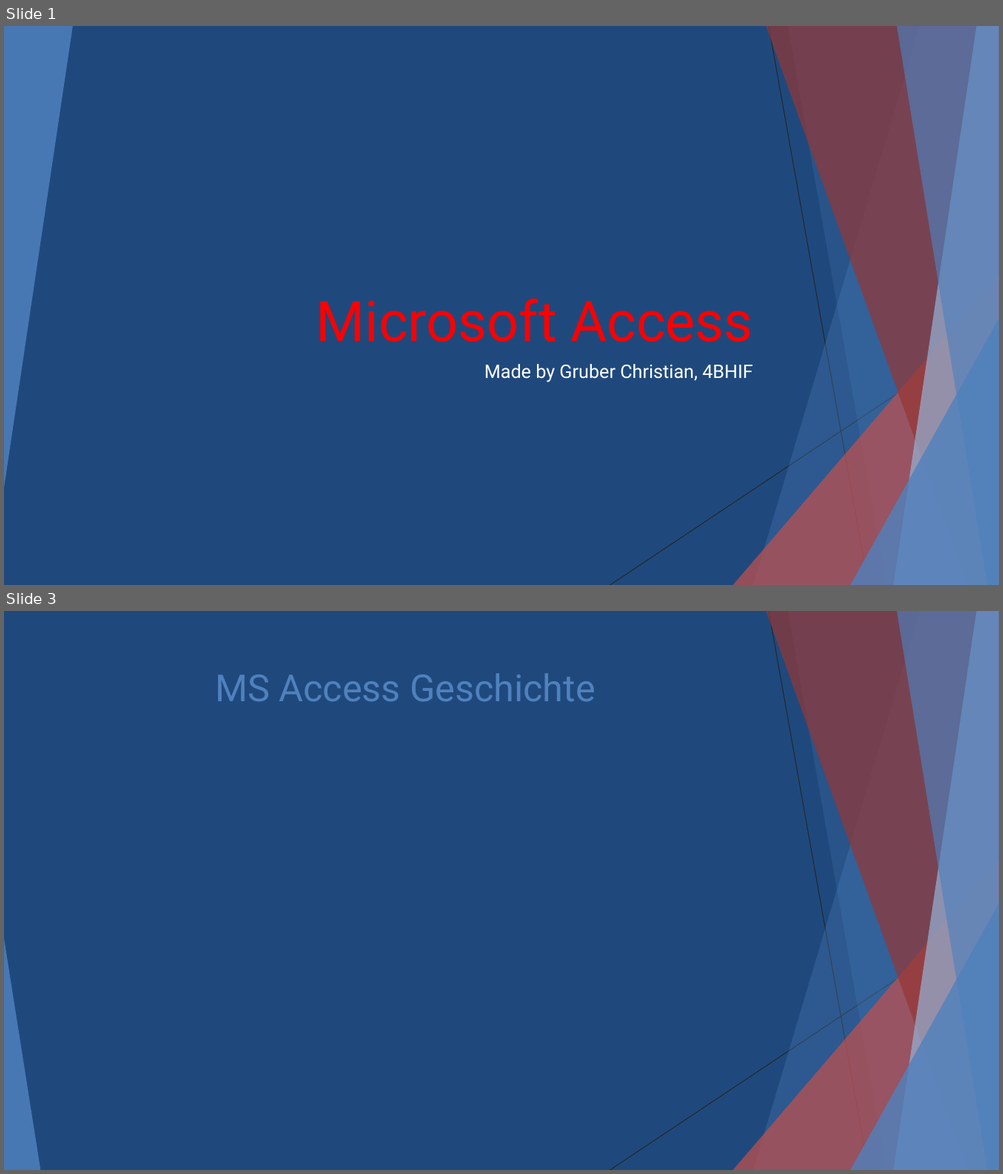
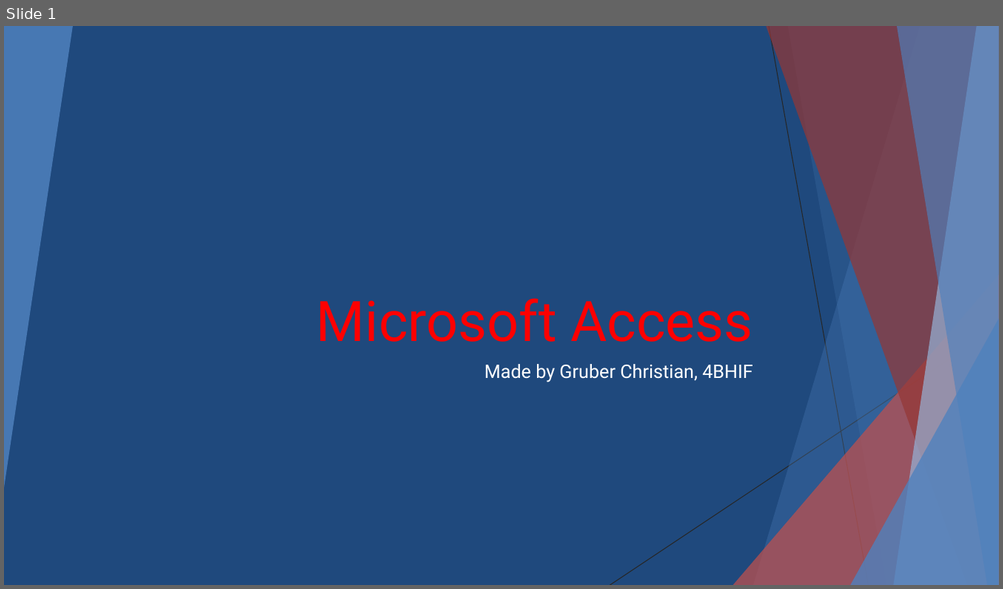
Before and after one commit to Grubchri/DBI, a slide deck: Microsoft Access.pptx. Shown one above the other, each under a label of ours: slides 1 and 3 before the commit, slide 1 after it; the slides between them are not shown. The pictures are 1003x1174 and 1003x589 pixels, drawn with LibreOffice and Linux fonts; fonts in the diff are those of the drawing. Boxes give left, top, right and bottom in pixels: in the first picture for what was removed or moved away, otherwise in the second. Text is boxed around its words. In the diff, an @@ line names an element or a change of style, - is before the commit and + after.

```diff
--- a/Microsoft Access.pptx
+++ b/Microsoft Access.pptx
@@ slide 3 removed at (4, 611, 999, 1170), background #1F497D; not listed: 9 template elements that a slide beside it also shows @@
@@ title removed at (215, 673, 595, 701) @@
-MS Access Geschichte
@@ triangle removed at (4, 939, 40, 1170) @@
```
Also in this commit, not shown: 1 slide changed, 3 slides added, 1 other file.
